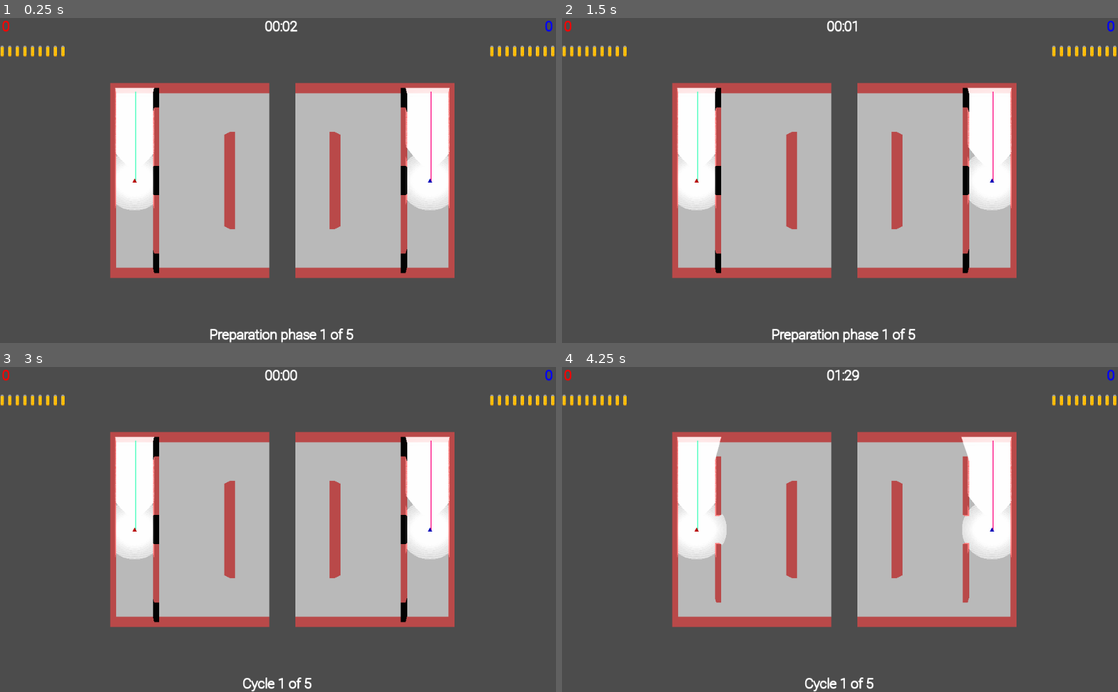
Above: before the commit, frames 1-4 (two rows, left to right).
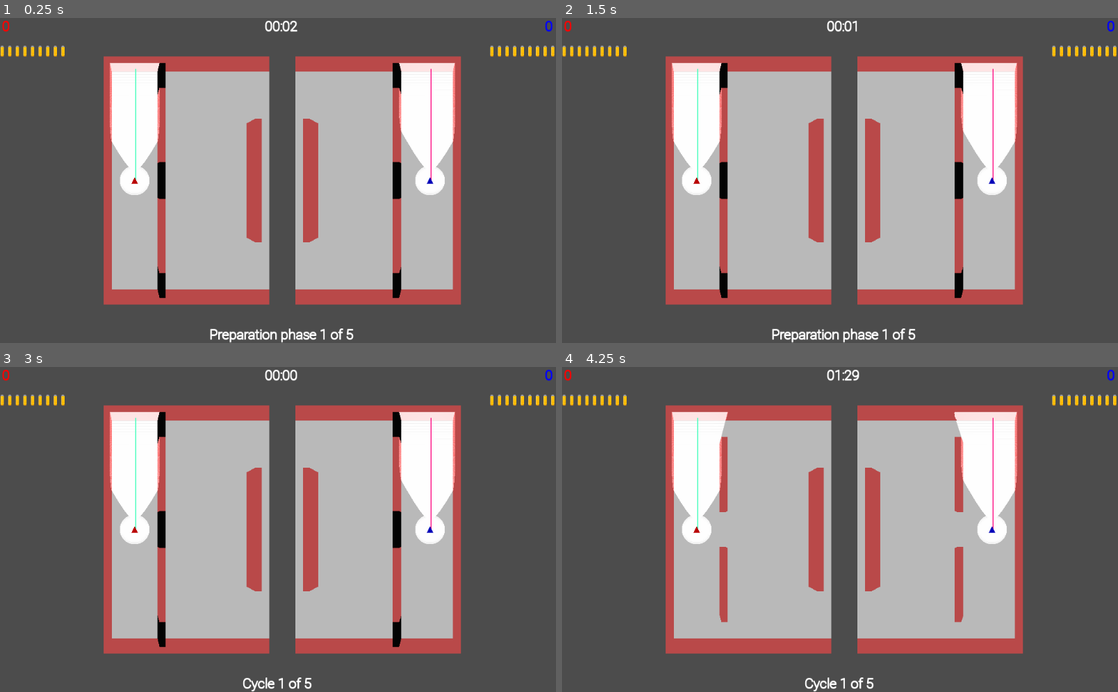
Above: after the commit, the same moments.

Repository: lizrad/fpspf
Game: Godot game, scene res://World.tscn
Two runs of this game, one before a commit and one after it. Both use one fixed random seed, a clock stepped at 60 frames per second and the inputs below.
Inputs:
- Up to frame 1 (0.25 s): no input
- Up to frame 2 (1.5 s): tap Enter at 0.5 s; tap Space at 1.25 s
- Up to frame 3 (3 s): tap Enter at 2.75 s
- Up to frame 4 (4.25 s): tap Space at 3.5 s

The runs differ from the first frame. In frame 1, 23% of the frame differs, in the area x 18-83%, y 11-89%; in frame 2, 23%; in frame 3, 23%; in frame 4, 23%.

Commit message:
More global constants + some changes to them

Diff:
--- a/Constants.gd
+++ b/Constants.gd
@@ -25,11 +25,13 @@
 
 const PLAYER_GENERAL = 1
 
-export var move_acceleration:= 1.2
+export var move_acceleration:= 0.8
 export var move_drag := 0.2
 
 export var dash_impulse := 5.0
 export var dash_exponent := 0.1
 
-export var view_distance := 25.0
-export var circular_view_radius := 7.0
+export var view_distance := 20.0
+export var view_angle := 30.0
+export var circular_view_radius := 3.0
+export var player_camera_height := 40.0
--- a/Players/CameraManager.gd
+++ b/Players/CameraManager.gd
@@ -1,6 +1,6 @@
 extends Spatial
 
-export var height := 50.0
+export var height := Constants.player_camera_height
 
 
 func _ready():
--- a/Players/CharacterBase.tscn
+++ b/Players/CharacterBase.tscn
@@ -33,18 +33,19 @@
 script = ExtResource( 4 )
 
 [node name="OmniLight" type="OmniLight" parent="VisibilityLights"]
-transform = Transform( 1, 0, 0, 0, 1, 0, 0, 0, 1, 0, 2, 0 )
+transform = Transform( 1, 0, 0, 0, 1, 0, 0, 0, 1, 0, 1, 0 )
 layers = 0
+light_specular = 0.0
 shadow_enabled = true
 omni_attenuation = 0.0743254
 
 [node name="SightLight" type="SpotLight" parent="VisibilityLights"]
-transform = Transform( 1, 0, 0, 0, 0.9872, 0.159485, 0, -0.159485, 0.9872, 0, 2, 0 )
+transform = Transform( 1, 0, 0, 0, 0.9872, 0.159485, 0, -0.159485, 0.9872, 0, 1, 0 )
 layers = 0
 light_energy = 5.0
 light_specular = 0.0
 shadow_enabled = true
 spot_range = 30.0
-spot_attenuation = 0.00552428
+spot_attenuation = 6.5416e-05
 spot_angle = 35.0
-spot_angle_attenuation = 13308.0
+spot_angle_attenuation = 1e+06
--- a/Players/VisibilityLights.gd
+++ b/Players/VisibilityLights.gd
@@ -4,3 +4,4 @@
 func _ready():
 	$SightLight.spot_range = Constants.view_distance
 	$OmniLight.omni_range = Constants.circular_view_radius
+	$SightLight.spot_angle = Constants.view_angle
